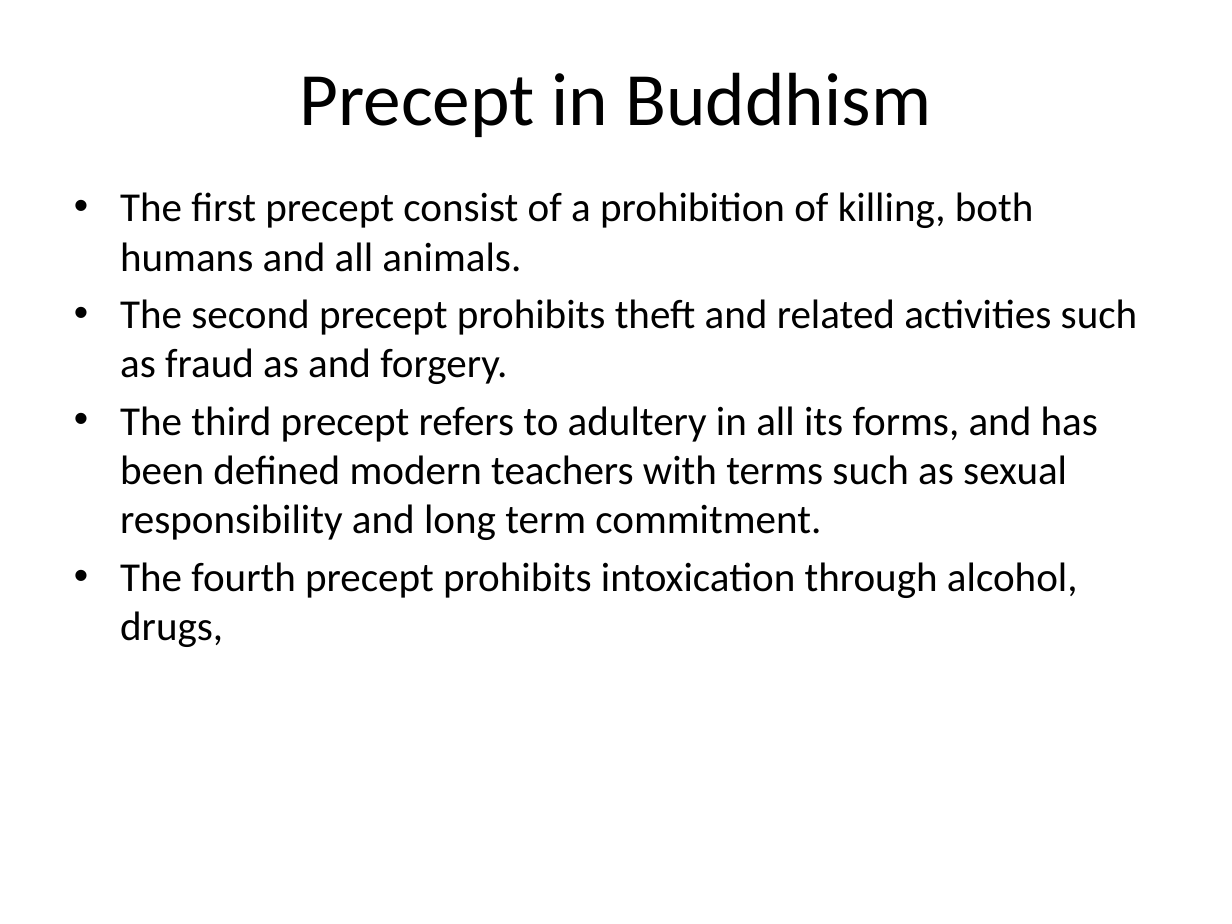
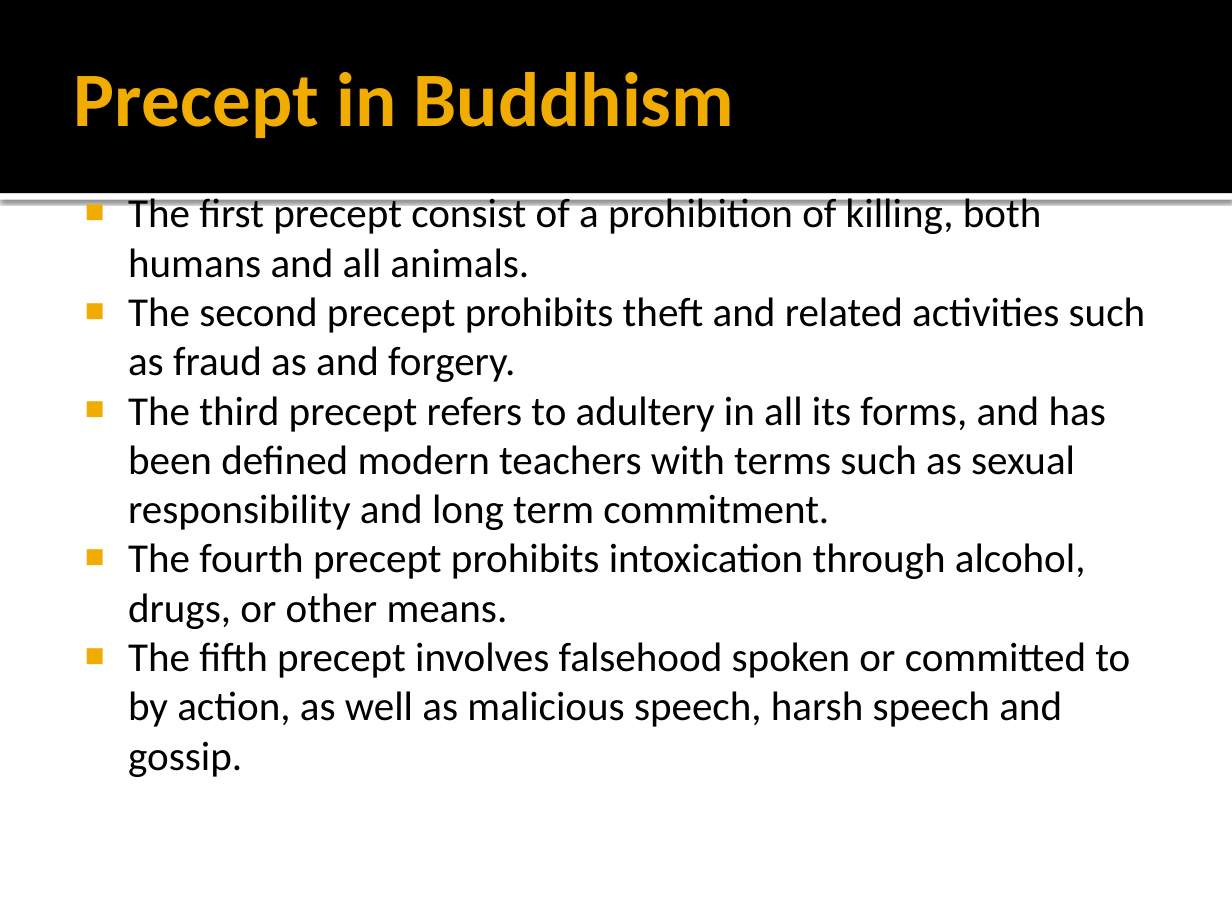
Before and after one commit to Karmap98/rongkup07, a slide deck: slide 4 of BUDDHISM.pptx. Drawn at 1232x924 pixels with LibreOffice and Linux fonts; fonts in the diff are those of the drawing. Boxes give left, top, right and bottom in pixels: in the first picture for what was removed or moved away, otherwise in the second. Text is boxed around its words. In the diff, an @@ line names an element or a change of style, - is before the commit and + after.

Commit message:
Add files via upload
ppt

```diff
--- a/BUDDHISM.pptx
+++ b/BUDDHISM.pptx
@@ rectangle added at (0, 0, 1232, 193), fill #000000 @@
@@ title "Precept in Buddhism" at (74, 72, 734, 138): size 44 to 45 pt, text colour #000000 to #F0AD00, bold on; alignment centre to left @@
@@ rectangle added at (0, 193, 1232, 200), fill #FFFFFF @@
@@ text at (128, 198, 1146, 530): bullet • to ■; less space between paragraphs @@
@@ text at (128, 543, 1130, 777): text changed @@
-• The fourth precept prohibits intoxication through alcohol, drugs,
+■ The fourth precept prohibits intoxication through alcohol, drugs, or other means.
+■ The fifth precept involves falsehood spoken or committed to by action, as well as malicious speech, harsh speech and gossip.
```
Also in this commit, not shown: 3 other slides changed, 3 slides added.
